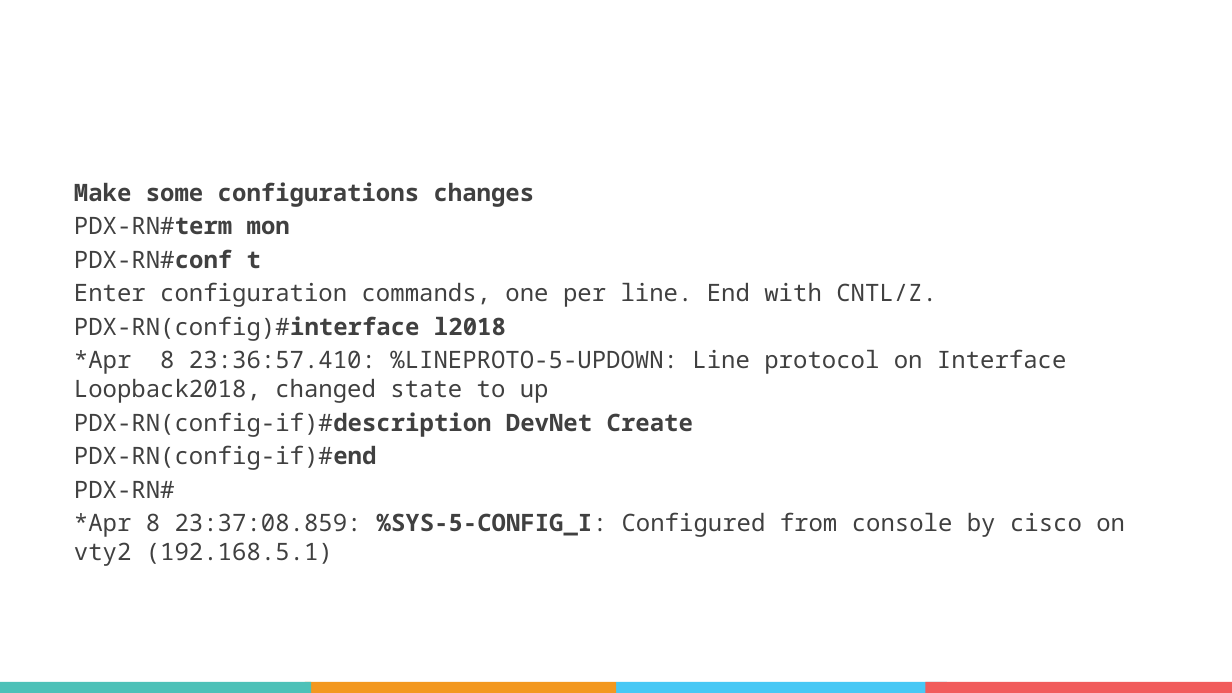
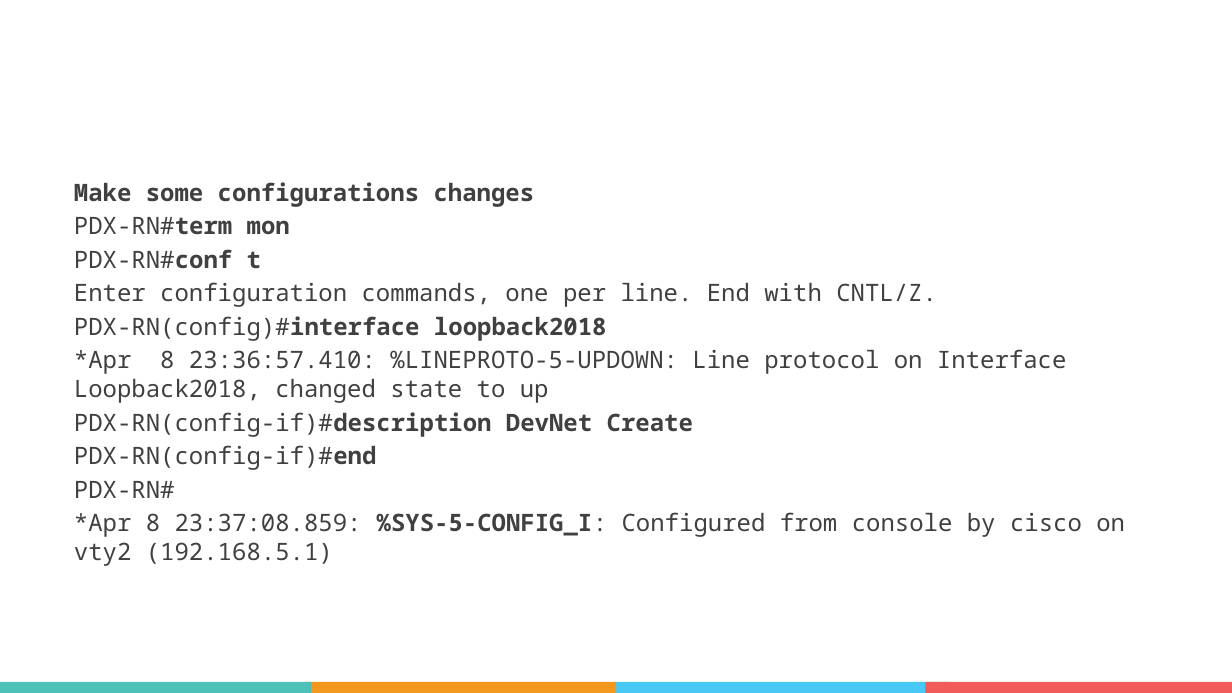
Before and after one commit to obrigg/DevNet_Create_2018, a slide deck: slide 37 of DevNetCreate-ConfigApprove.pptx. Drawn at 1232x693 pixels with LibreOffice and Linux fonts; fonts in the diff are those of the drawing; background and template pictures are left out. Boxes give left, top, right and bottom in pixels: in the first picture for what was removed or moved away, otherwise in the second. Text is boxed around its words. In the diff, an @@ line names an element or a change of style, - is before the commit and + after.

```diff
--- a/DevNetCreate-ConfigApprove.pptx
+++ b/DevNetCreate-ConfigApprove.pptx
@@ text at (x1=74, y1=316, x2=607, y2=341): text changed; bold on @@
-PDX-RN(config)#interface l2018
+PDX-RN(config)#interface loopback2018
```
Also in this commit, not shown: 16 other slides changed, 1 other file.
